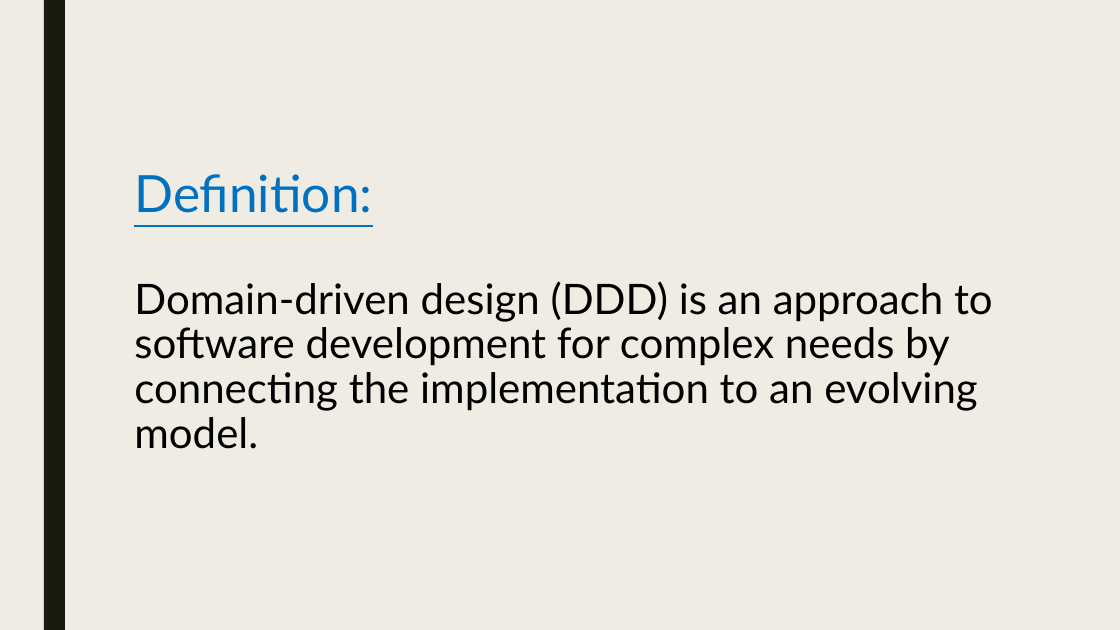
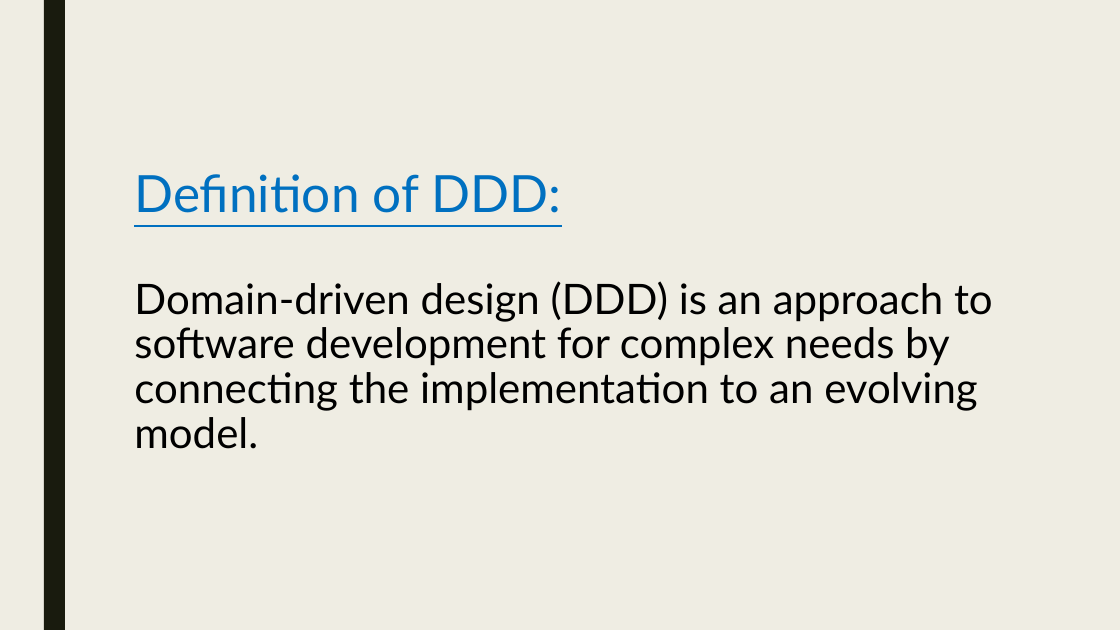
Before and after one commit to pkyurkchiev/practice-biel, a slide deck: slide 5 of presentations/domain-driven design.pptx (slide 3 before the commit). Drawn at 1120x630 pixels with LibreOffice and Linux fonts; fonts in the diff are those of the drawing. Boxes give left, top, right and bottom in pixels: in the first picture for what was removed or moved away, otherwise in the second. Text is boxed around its words. In the diff, an @@ line names an element or a change of style, - is before the commit and + after.

```diff
--- a/presentations/domain-driven design.pptx
+++ b/presentations/domain-driven design.pptx
@@ title at bbox=[134, 174, 993, 449]: text changed @@
-Definition:
-Domain-driven design (DDD) is an approach to software development for complex needs by connecting the implementation to an evolving model.
+Definition of DDD:
+Domain-driven design (DDD) is an approach to software development for complex needs by connecting the implementation to an evolving model.
```
Also in this commit, not shown: 1 other slide changed, 10 slides added, 5 slides removed.
